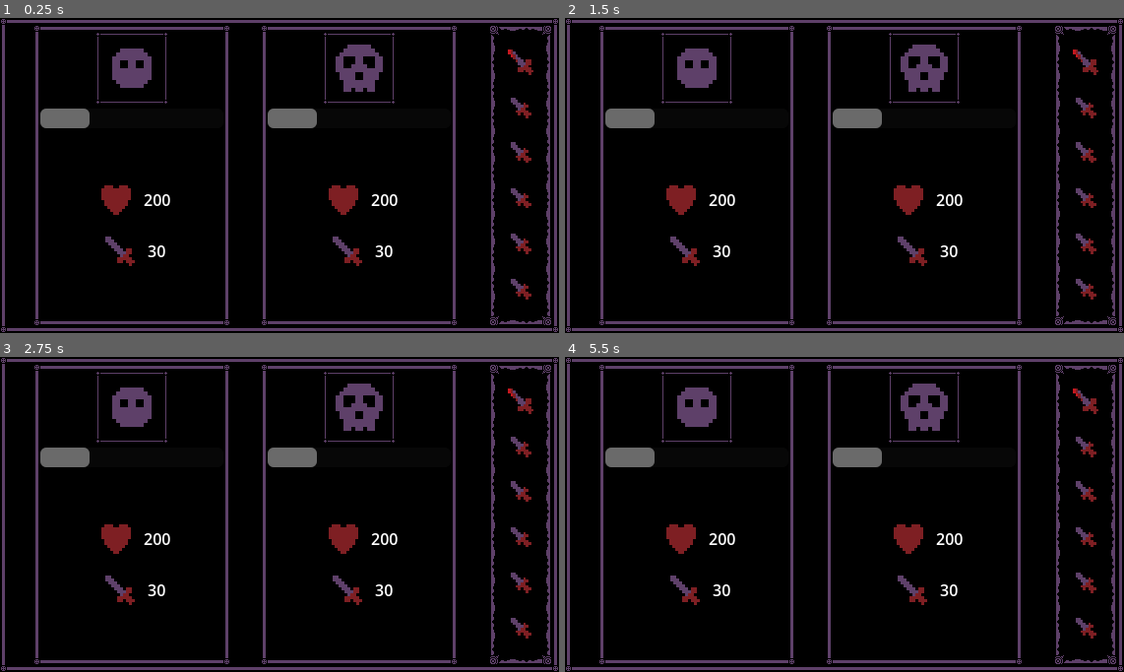
Above: before the commit, frames 1-4 (two rows, left to right).
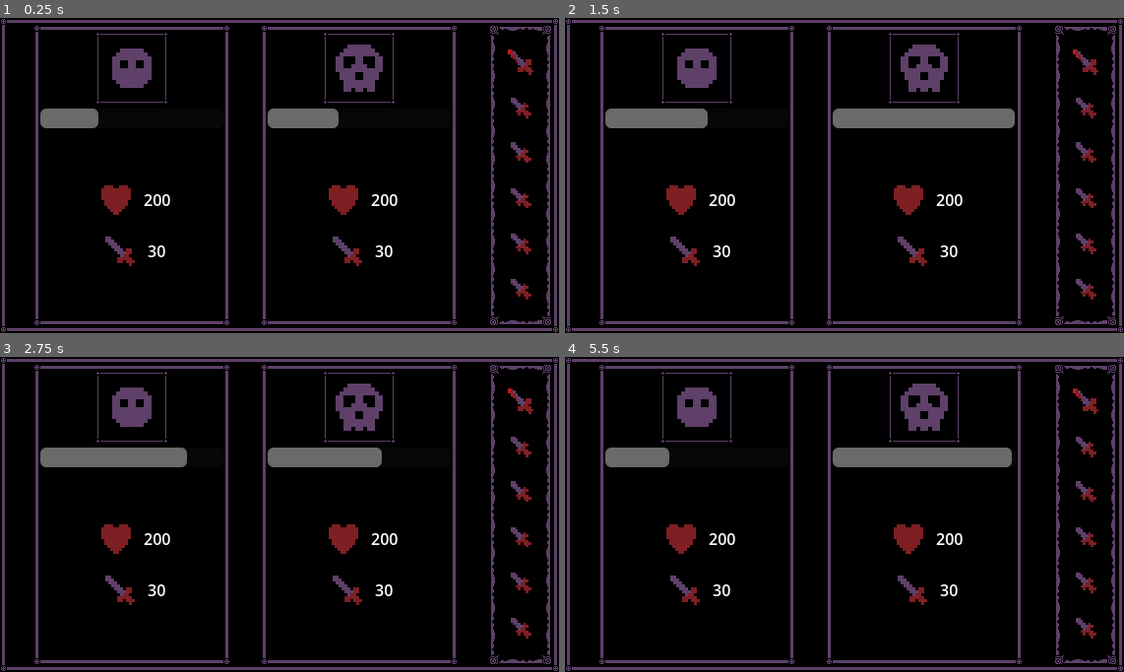
Above: after the commit, the same moments.

Repository: where-fore/blood-moon
Game: Godot game, scene res://loose/main.tscn
Two runs of this game, one before a commit and one after it. Both use one fixed random seed, a clock stepped at 60 frames per second and the inputs below.
Inputs:
- Up to frame 1 (0.25 s): no input
- Up to frame 2 (1.5 s): no input
- Up to frame 3 (2.75 s): no input
- Up to frame 4 (5.5 s): no input

The runs differ from the first frame. In frame 1, 0.3% of the frame differs, in the area x 15-61%, y 28-35%; in frame 2, 2.1%, in the area x 15-81%, y 28-35%; in frame 3, 1.8%; in frame 4, 1.6%.

Commit message:
a lil animation basic
disabled the return_value_discarded error, it seems superfluous - any errors there won't fail silently

Diff:
--- /dev/null
+++ b/project/autoload/basic_events.gd
@@ -0,0 +1,11 @@
+extends Node
+
+@warning_ignore_start("unused_signal")
+signal turn_ready(combatant:String)
+@warning_ignore_restore("unused_signal")
+
+func _ready() -> void:
+	turn_ready.connect(print_a_debug)
+
+func print_a_debug(text:String) -> void:
+	print_debug(text)
--- a/project/loose/main.tscn
+++ b/project/loose/main.tscn
@@ -8,6 +8,7 @@
 [ext_resource type="Texture2D" uid="uid://dd3c32ykhp1k0" path="res://sprites/vamp_blade.png" id="3_wqdpu"]
 [ext_resource type="Texture2D" uid="uid://bgv0xar3ewpfd" path="res://sprites/player.png" id="4_t27i6"]
 [ext_resource type="Texture2D" uid="uid://gw80on1ihg7f" path="res://sprites/heart.png" id="5_0vix3"]
+[ext_resource type="PackedScene" uid="uid://bqoxy48346yrt" path="res://temp tests/turn_bar.tscn" id="5_t27i6"]
 [ext_resource type="Texture2D" uid="uid://k4ccseptpqxp" path="res://sprites/sword_basic.png" id="6_c6an6"]
 [ext_resource type="Texture2D" uid="uid://dfay83r2c6v5v" path="res://sprites/enemy_skull.png" id="7_ave2a"]
 
@@ -40,11 +41,9 @@
 layout_mode = 2
 texture = ExtResource("4_t27i6")
 
-[node name="ProgressBar" type="ProgressBar" parent="MainGame/UIBoxStreamlined/HBoxContainer/UIBoxStreamlined/VBoxContainer" unique_id=1390151650]
-custom_minimum_size = Vector2(20, 20)
+[node name="ProgressBar" parent="MainGame/UIBoxStreamlined/HBoxContainer/UIBoxStreamlined/VBoxContainer" unique_id=263909228 instance=ExtResource("5_t27i6")]
 layout_mode = 2
-value = 25.0
-show_percentage = false
+combatant_name = "Player"
 
 [node name="Spacer" parent="MainGame/UIBoxStreamlined/HBoxContainer/UIBoxStreamlined/VBoxContainer" unique_id=929488828 instance=ExtResource("2_wqdpu")]
 layout_mode = 2
@@ -97,11 +96,10 @@
 layout_mode = 2
 texture = ExtResource("7_ave2a")
 
-[node name="ProgressBar" type="ProgressBar" parent="MainGame/UIBoxStreamlined/HBoxContainer/UIBoxStreamlined2/VBoxContainer" unique_id=573736599]
-custom_minimum_size = Vector2(20, 20)
+[node name="ProgressBar" parent="MainGame/UIBoxStreamlined/HBoxContainer/UIBoxStreamlined2/VBoxContainer" unique_id=199866892 instance=ExtResource("5_t27i6")]
 layout_mode = 2
-value = 25.0
-show_percentage = false
+speed = 50
+combatant_name = "Enemy"
 
 [node name="Spacer" parent="MainGame/UIBoxStreamlined/HBoxContainer/UIBoxStreamlined2/VBoxContainer" unique_id=938792618 instance=ExtResource("2_wqdpu")]
 layout_mode = 2
--- a/project/project.godot
+++ b/project/project.godot
@@ -15,6 +15,10 @@
 config/features=PackedStringArray("4.7", "GL Compatibility")
 config/icon="res://loose/godot base/icon.svg"
 
+[autoload]
+
+BasicEvents="*uid://d106xelvglssr"
+
 [debug]
 
 gdscript/warnings/untyped_declaration=1
@@ -23,7 +27,6 @@
 gdscript/warnings/unsafe_method_access=1
 gdscript/warnings/unsafe_cast=1
 gdscript/warnings/unsafe_call_argument=1
-gdscript/warnings/return_value_discarded=1
 gdscript/warnings/missing_await=1
 
 [display]
--- /dev/null
+++ b/project/temp tests/progress_bar.gd
@@ -0,0 +1,14 @@
+extends ProgressBar
+
+@export var speed:int = 20
+@export var combatant_name:String
+
+func _ready() -> void:
+	if not combatant_name: push_error("did not set combatant name on testing turn bar")
+
+# Called every frame. 'delta' is the elapsed time since the previous frame.
+func _process(delta: float) -> void:
+	value += delta*speed
+	if value >= 100:
+		value = 0
+		BasicEvents.turn_ready.emit(combatant_name)
--- /dev/null
+++ b/project/temp tests/turn_bar.tscn
@@ -0,0 +1,9 @@
+[gd_scene format=3 uid="uid://bqoxy48346yrt"]
+
+[ext_resource type="Script" uid="uid://7fjrqb3btfiv" path="res://temp tests/progress_bar.gd" id="1_1w1nd"]
+
+[node name="ProgressBar" type="ProgressBar" unique_id=263909228]
+custom_minimum_size = Vector2(20, 20)
+value = 25.0
+show_percentage = false
+script = ExtResource("1_1w1nd")
Not shown, added: project/autoload/basic_events.gd.uid
Not shown, added: project/temp tests/progress_bar.gd.uid
Not shown, changed: obsidian notes/blood moon notes/current to do.md
